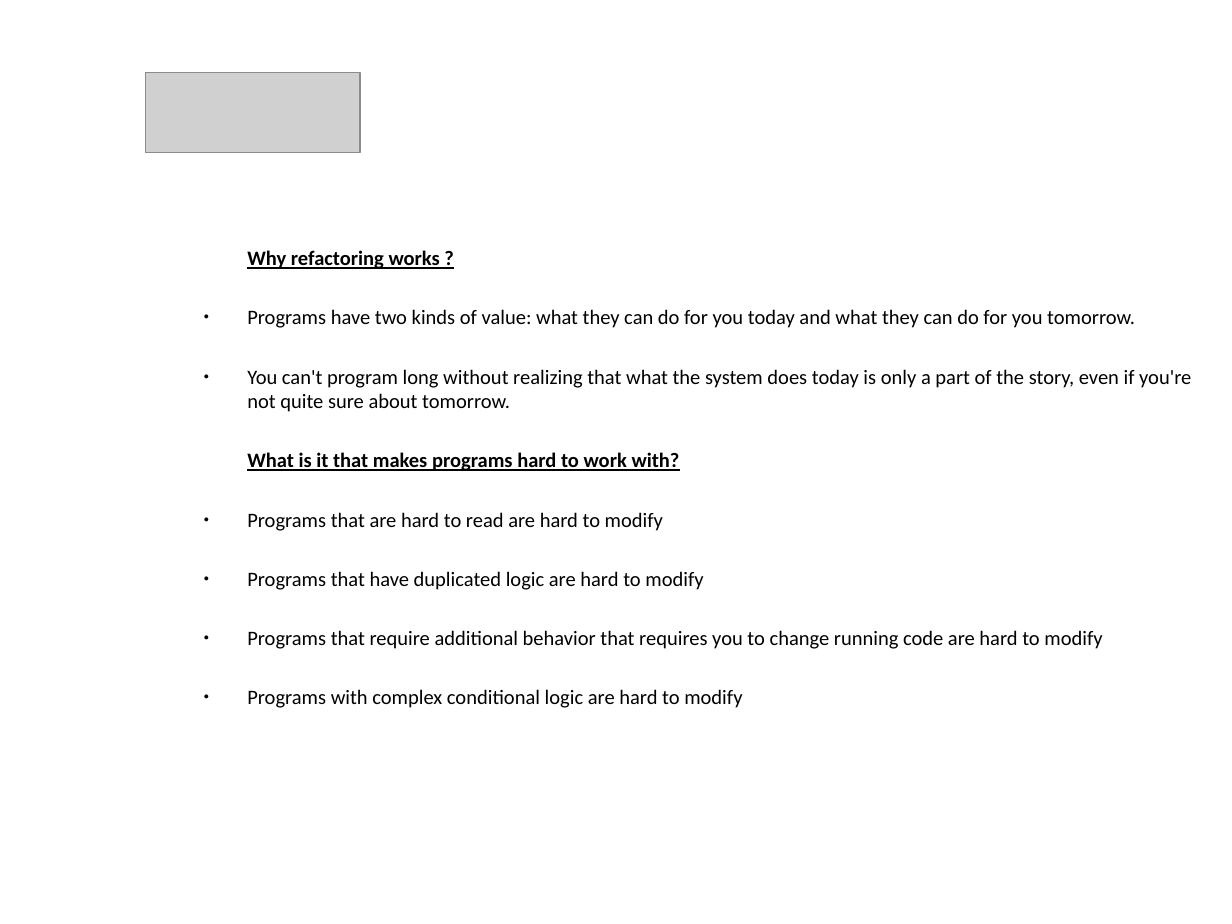
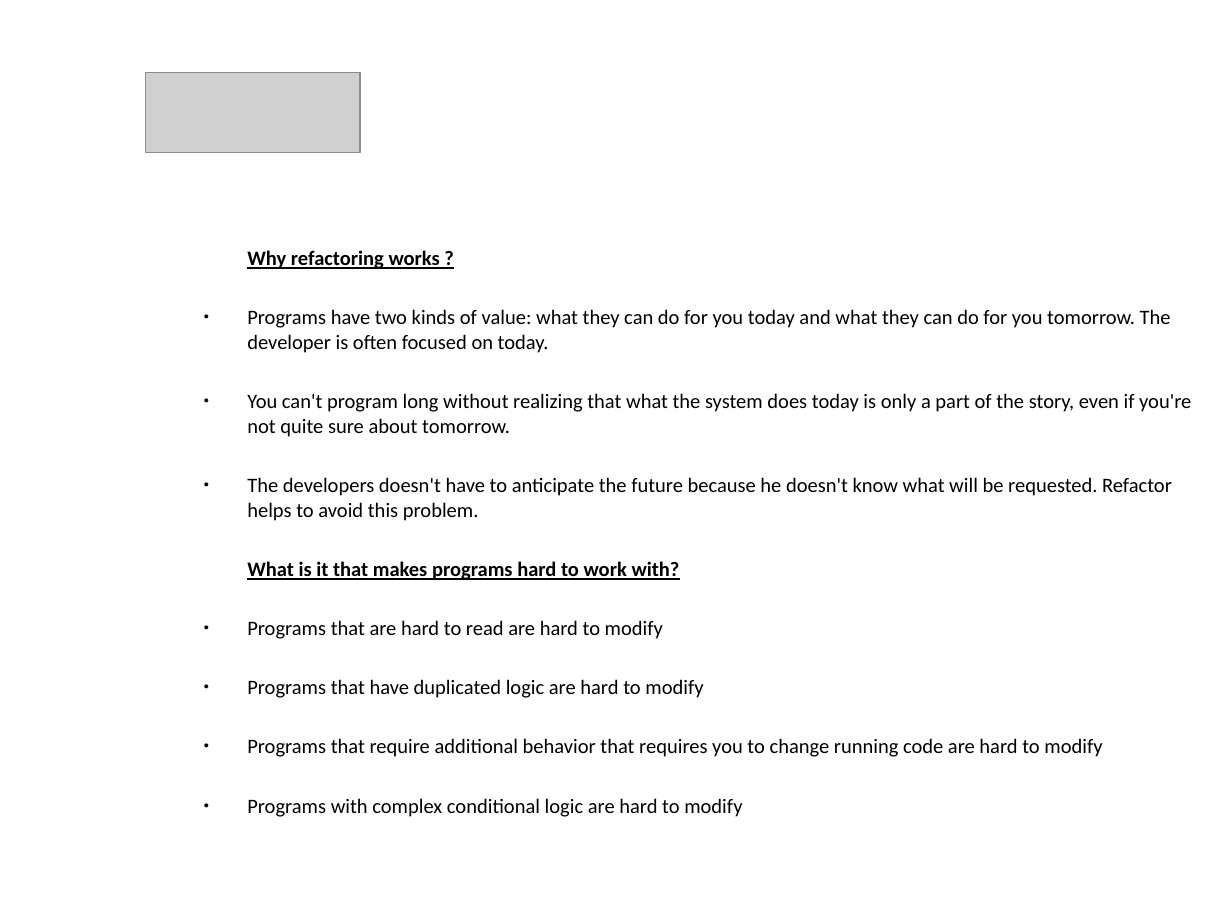
Before and after one commit to mbesutti/Learning-1, a slide deck: slide 9 of Lezione 4/Presentazione_Principles_In_Refactoring.odp. Drawn at 1232x924 pixels with LibreOffice and Linux fonts; fonts in the diff are those of the drawing; grey boxes stand for pictures; background and template pictures are left out. Boxes give left, top, right and bottom in pixels: in the first picture for what was removed or moved away, otherwise in the second. Text is boxed around its words. In the diff, an @@ line names an element or a change of style, - is before the commit and + after.

```diff
--- a/Lezione 4/Presentazione_Principles_In_Refactoring.odp
+++ b/Lezione 4/Presentazione_Principles_In_Refactoring.odp
@@ text at [247,309,1171,353]: text changed @@
-● Programs have two kinds of value: what they can do for you today and what they can do for you tomorrow.
+● Programs have two kinds of value: what they can do for you today and what they can do for you tomorrow. The developer is often focused on today.
@@ text at [247,477,1172,521]: paragraph added @@
+● The developers doesn't have to anticipate the future because he doesn't know what will be requested. Refactor helps to avoid this problem.
```
Also in this commit, not shown: 1 other slide changed, 1 other file.
